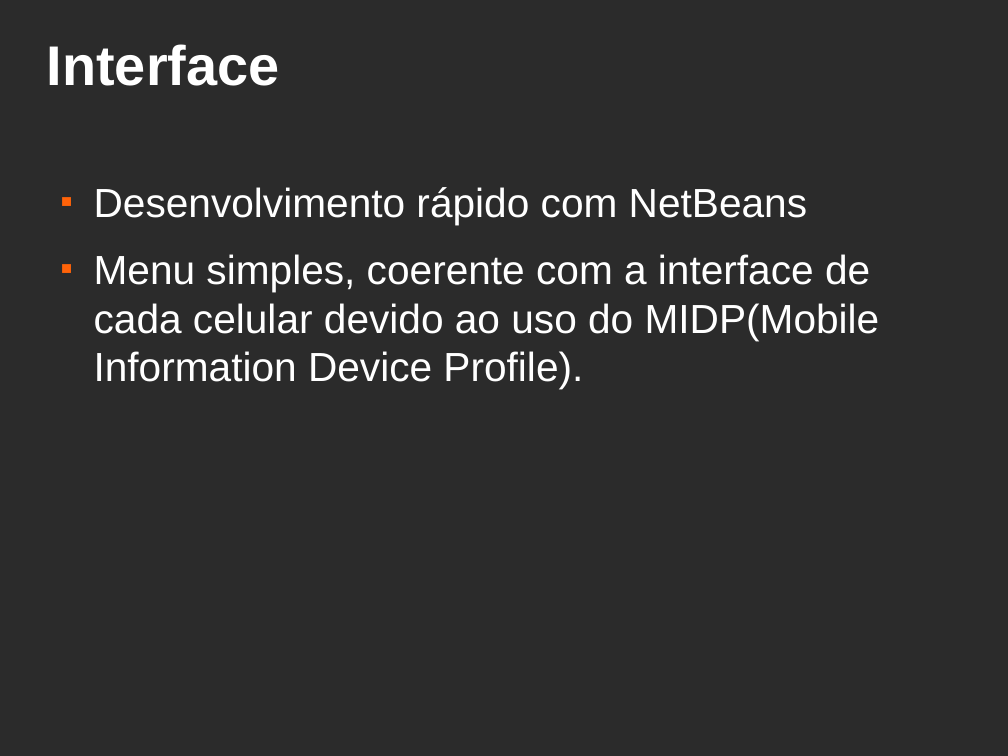
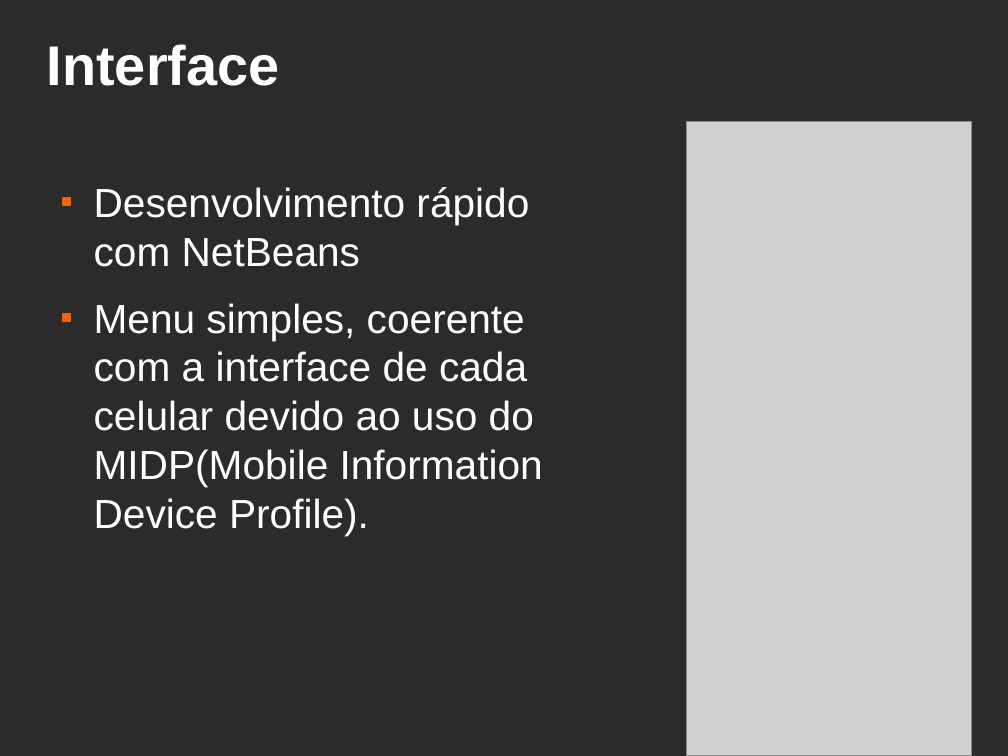
Before and after one commit to danielt3/secure-sms, a slide deck: slide 7 of Doc/Presentations/andamento_3.odp. Drawn at 1008x756 pixels with LibreOffice and Linux fonts; fonts in the diff are those of the drawing; grey boxes stand for pictures; background and template pictures are left out; a plain dark background stands for a picture behind light text. Boxes give left, top, right and bottom in pixels: in the first picture for what was removed or moved away, otherwise in the second. Text is boxed around its words. In the diff, an @@ line names an element or a change of style, - is before the commit and + after.

```diff
--- a/Doc/Presentations/andamento_3.odp
+++ b/Doc/Presentations/andamento_3.odp
@@ picture added at <box>687,122,972,756</box> @@
@@ text "Desenvolvimento rápido com NetBeans" rewrapped from <box>94,187,880,389</box> to <box>94,187,543,535</box> @@
```
Also in this commit, not shown: 2 slides added, 1 slide removed, 6 other files.
